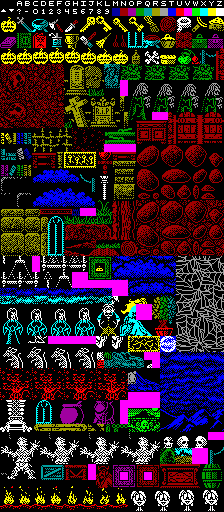
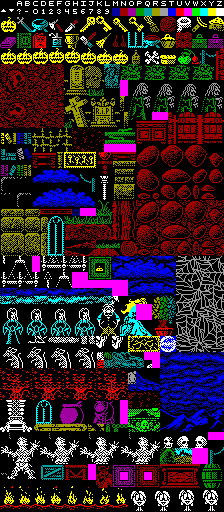
The second (224, 512) image is a revision of the first. Changes to its layers:
painted on "Ghastly" over left=48, top=336, right=160, bottom=408
painted on "Ghastly back" over left=128, top=392, right=160, bottom=408
